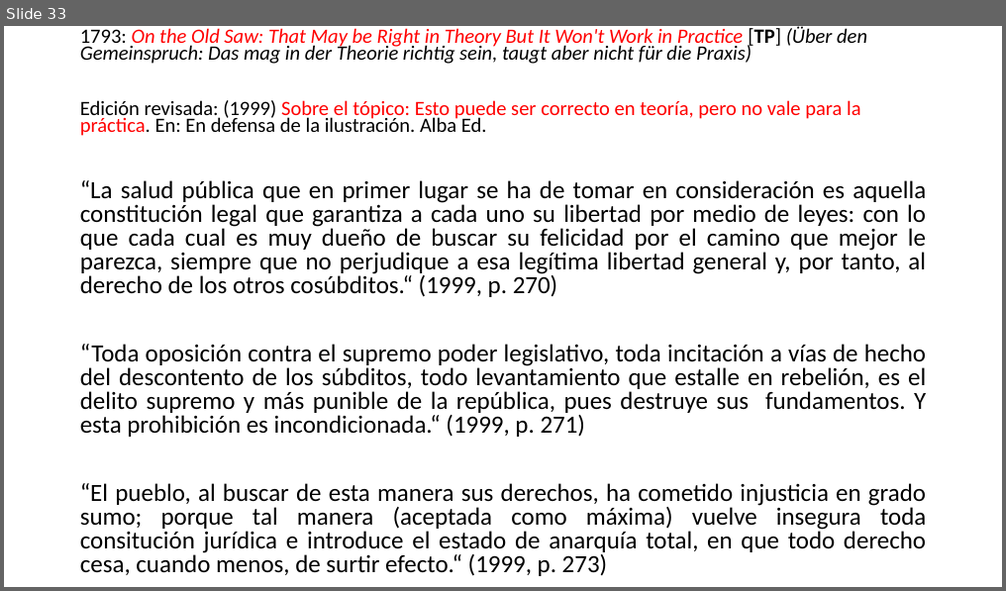
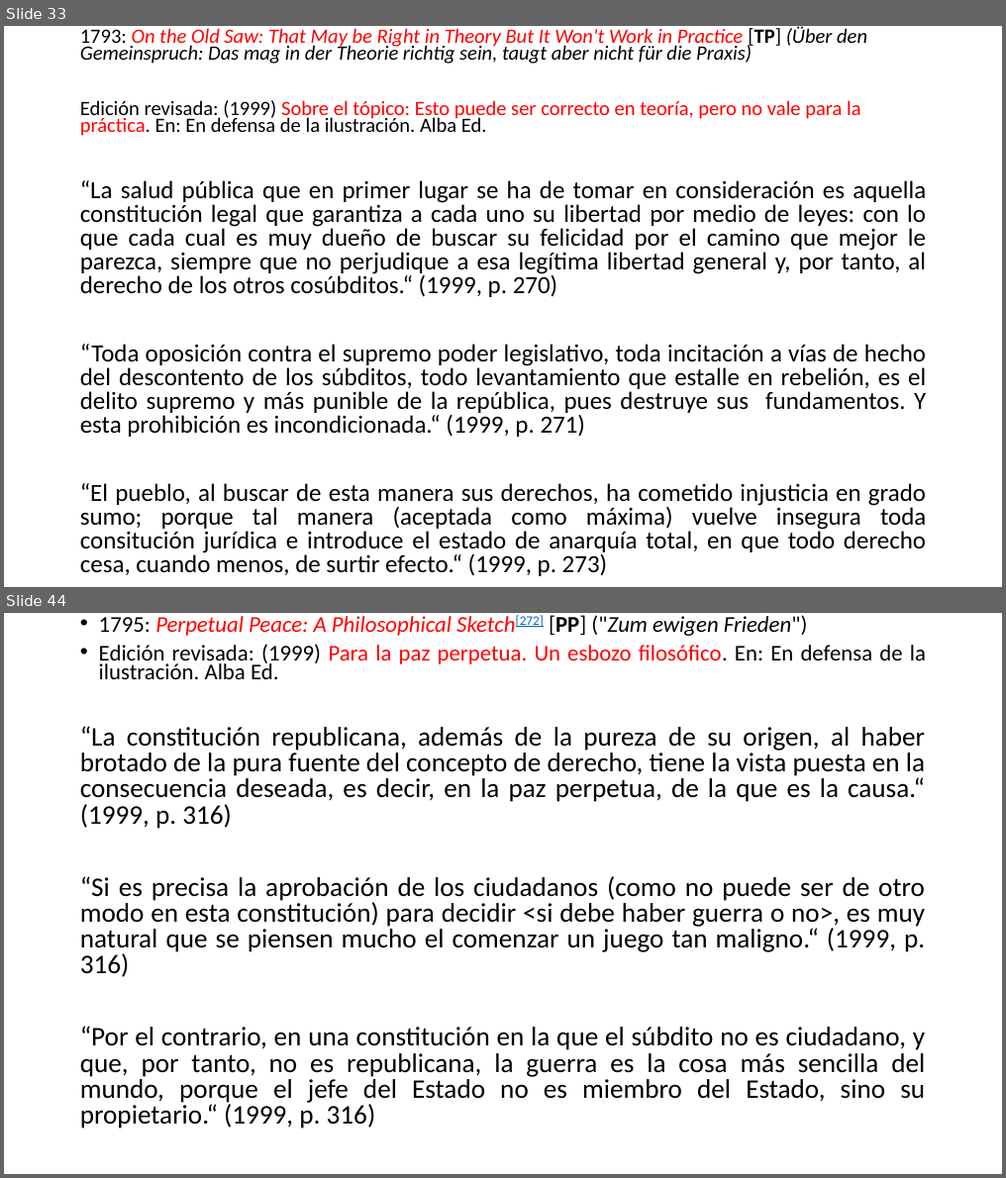
Before and after one commit to zaboltar/ArchaeologyJourney, a slide deck: DigSite/New Arcaism/uarm 2025 2/kant republica ciudadanía.pptx. Shown one above the other, each under a label of ours: slide 33 before the commit, slides 33 and 44 after it; the slides between them are not shown. The pictures are 1006x591 and 1006x1178 pixels, drawn with LibreOffice and Linux fonts; fonts in the diff are those of the drawing. Boxes give left, top, right and bottom in pixels: in the first picture for what was removed or moved away, otherwise in the second. Text is boxed around its words. In the diff, an @@ line names an element or a change of style, - is before the commit and + after.

```diff
--- a/DigSite/New Arcaism/uarm 2025 2/kant republica ciudadanía.pptx
+++ b/DigSite/New Arcaism/uarm 2025 2/kant republica ciudadanía.pptx
@@ slide 44 added at [4, 613, 1002, 1174], background #FFFFFF @@
@@ text added at [99, 615, 926, 679], 21.7 pt, text #000000 @@
+• 1795: Perpetual Peace: A Philosophical Sketch[272] [PP] ("Zum ewigen Frieden")
+• Edición revisada: (1999) Para la paz perpetua. Un esbozo filosófico. En: En defensa de la ilustración. Alba Ed.
@@ text added at [80, 726, 926, 1129], 25.9 pt, text #000000 @@
+“La constitución republicana, además de la pureza de su origen, al haber brotado de la pura fuente del concepto de derecho, tiene la vista puesta en la consecuencia deseada, es decir, en la paz perpetua, de la que es la causa.“ (1999, p. 316)
+“Si es precisa la aprobación de los ciudadanos (como no puede ser de otro modo en esta constitución) para decidir <si debe haber guerra o no>, es muy natural que se piensen mucho el comenzar un juego tan maligno.“ (1999, p. 316)
+“Por el contrario, en una constitución en la que el súbdito no es ciudadano, y que, por tanto, no es republicana, la guerra es la cosa más sencilla del mundo, porque el jefe del Estado no es miembro del Estado, sino su propietario.“ (1999, p. 316)
```
Also in this commit, not shown: 3 slides changed, 23 other slides added, 14 other files.
